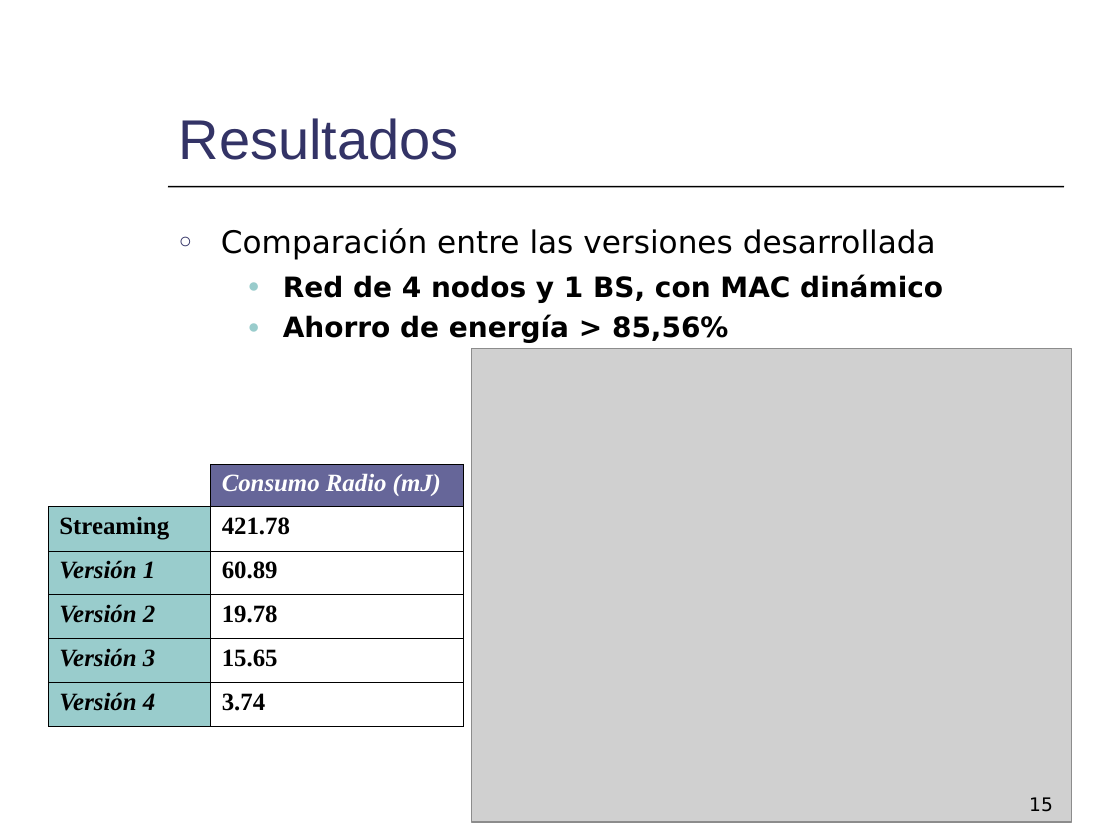
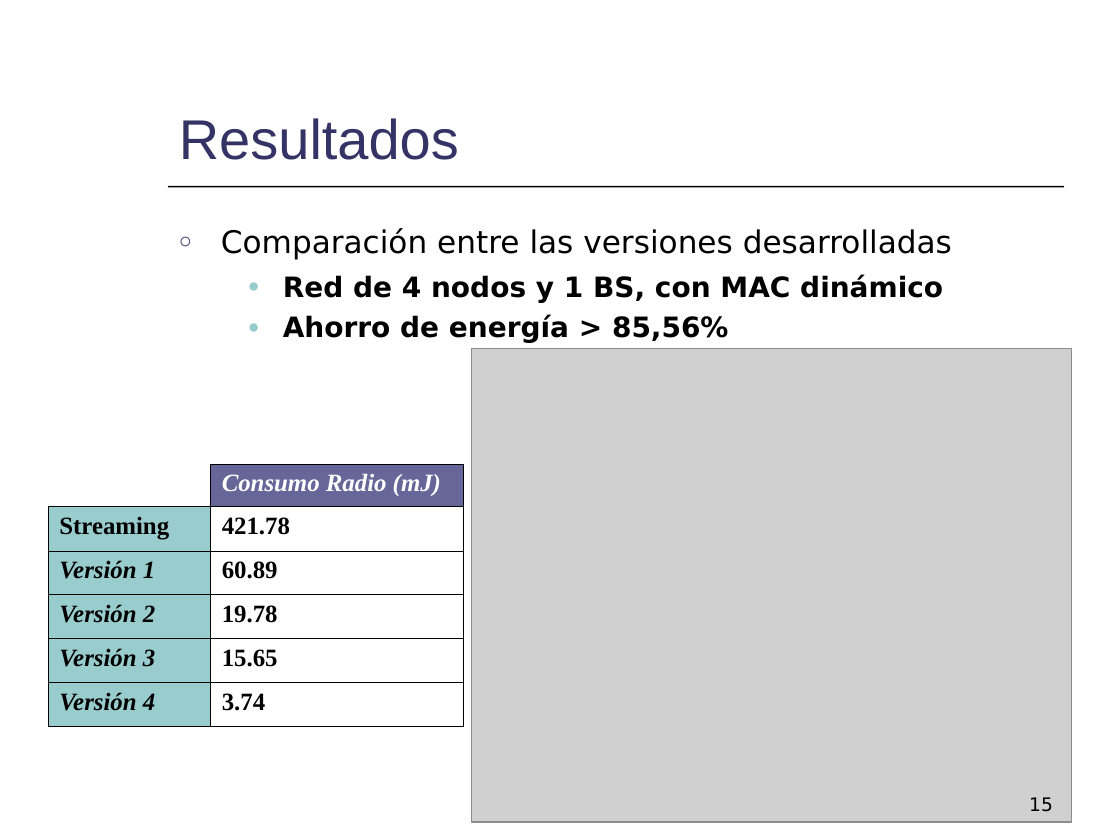
Before and after one commit to mmja/redsensores, a slide deck: slide 15 of Memoria/Consumo.ppt. Drawn at 1120x840 pixels with LibreOffice and Linux fonts; fonts in the diff are those of the drawing; grey boxes stand for pictures. Boxes give left, top, right and bottom in pixels: in the first picture for what was removed or moved away, otherwise in the second. Text is boxed around its words. In the diff, an @@ line names an element or a change of style, - is before the commit and + after.

```diff
--- a/Memoria/Consumo.ppt
+++ b/Memoria/Consumo.ppt
@@ text at (221,228,952,260): text changed @@
-○ Comparación entre las versiones desarrollada
+○ Comparación entre las versiones desarrolladas
```
Also in this commit, not shown: 2 slides removed.
